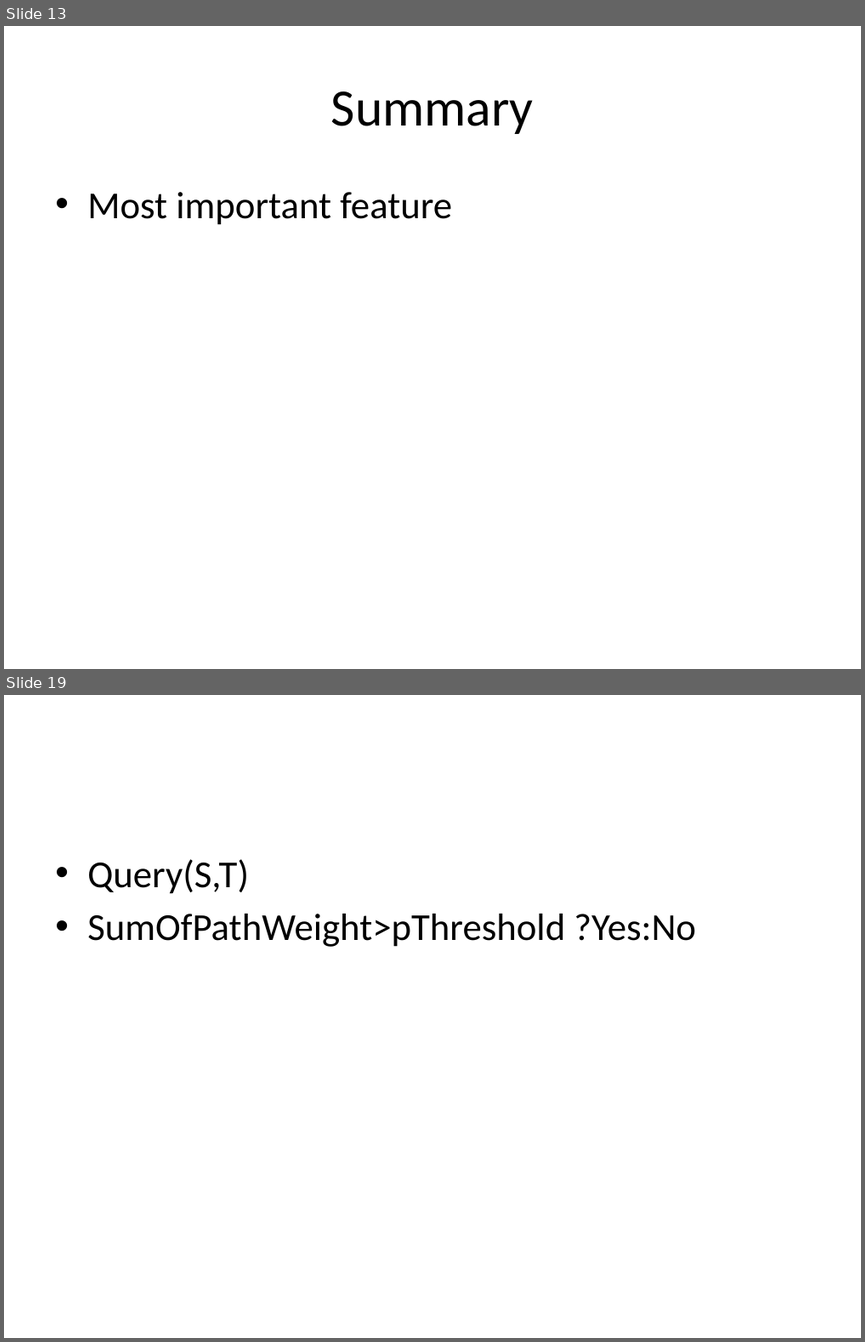
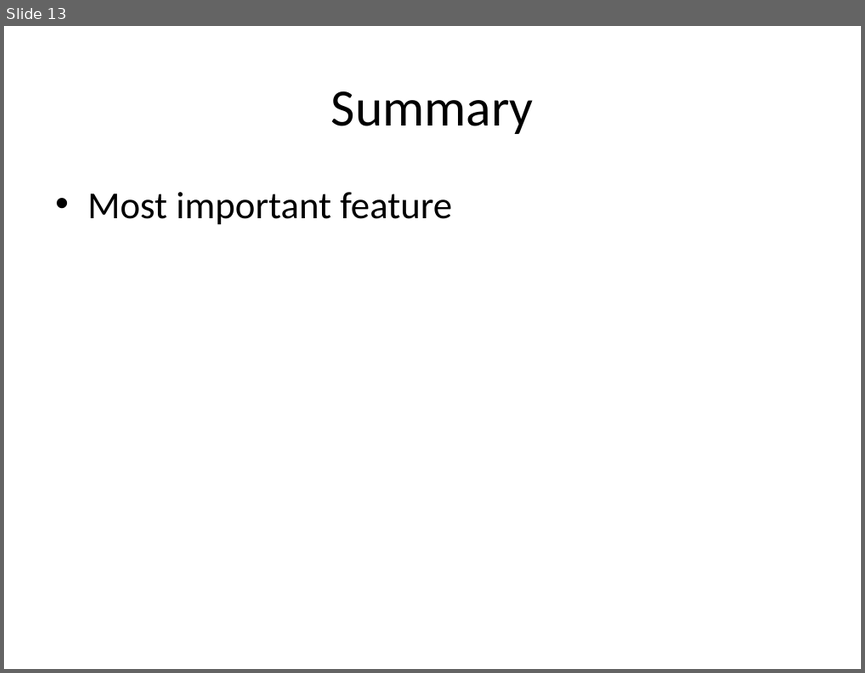
Before and after one commit to yftung7/2014_DM_Project, a slide deck: Project/Readme_v2.pptx. Shown one above the other, each under a label of ours: slides 13 and 19 before the commit, slide 13 after it; the slides between them are not shown. The pictures are 865x1342 and 865x673 pixels, drawn with LibreOffice and Linux fonts; fonts in the diff are those of the drawing. Boxes give left, top, right and bottom in pixels: in the first picture for what was removed or moved away, otherwise in the second. Text is boxed around its words. In the diff, an @@ line names an element or a change of style, - is before the commit and + after.

```diff
--- a/Project/Readme_v2.pptx
+++ b/Project/Readme_v2.pptx
@@ slide 19 removed at (4,695,861,1338), background #C7EDCC @@
@@ text removed at (87,859,696,947) @@
-• Query(S,T)
-• SumOfPathWeight>pThreshold ?Yes:No
```
Also in this commit, not shown: 7 other slides removed.
